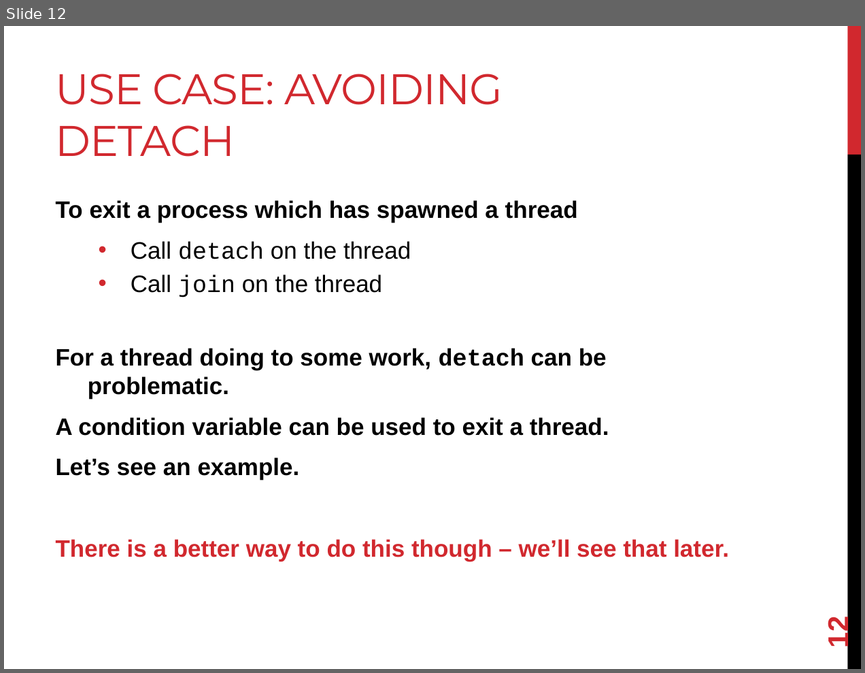
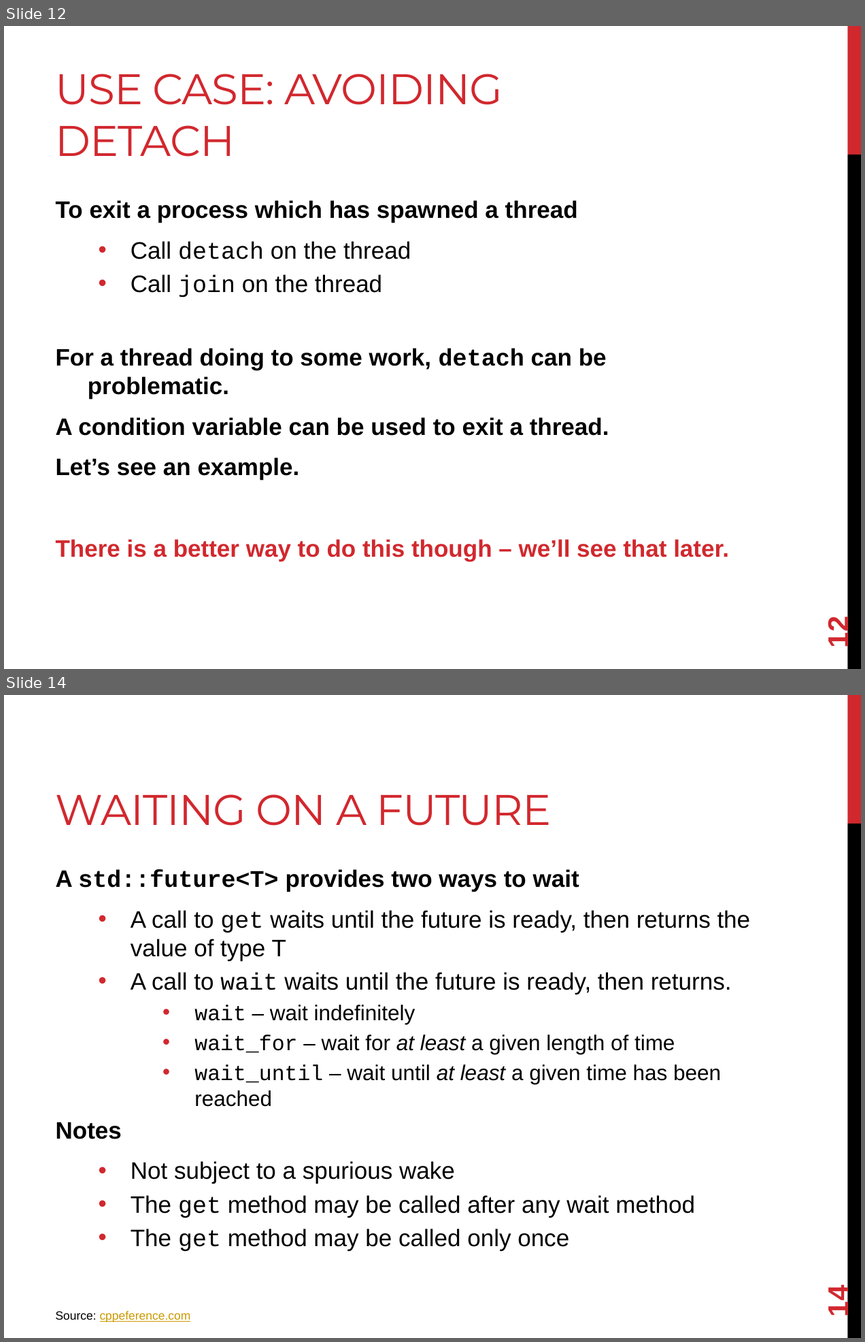
Before and after one commit to joshpeterson/DevelopingConcurrentSoftware, a slide deck: Lectures/Asynchronous Operations/Asynchronous Operations.pptx. Shown one above the other, each under a label of ours: slide 12 before the commit, slides 12 and 14 after it; the slides between them are not shown. The pictures are 865x673 and 865x1342 pixels, drawn with LibreOffice and Linux fonts; fonts in the diff are those of the drawing. Boxes give left, top, right and bottom in pixels: in the first picture for what was removed or moved away, otherwise in the second. Text is boxed around its words. In the diff, an @@ line names an element or a change of style, - is before the commit and + after.

```diff
--- a/Lectures/Asynchronous Operations/Asynchronous Operations.pptx
+++ b/Lectures/Asynchronous Operations/Asynchronous Operations.pptx
@@ slide 14 added at (4,695,861,1338), background #FFFFFF; not listed: 2 template elements that a slide beside it also shows @@
@@ title added at (56,794,551,826), 36 pt, text #D1282E @@
+WAITING ON A FUTURE
@@ text added at (56,869,751,1251), 20 pt, text #000000 @@
+A std::future<T> provides two ways to wait
+  • A call to get waits until the future is ready, then returns the value of type T
+  • A call to wait waits until the future is ready, then returns.
+    • wait – wait indefinitely
+    • wait_for – wait for at least a given length of time
+    • wait_until – wait until at least a given time has been reached
+Notes
+  • Not subject to a spurious wake
+  • The get method may be called after any wait method
+  • The get method may be called only once
@@ page number added at (822,1288,854,1317), 24 pt, text #D1282E, bold @@
+14
@@ text added at (56,1310,191,1322), 10 pt, text #CC9900, underline @@
+  Source: cppeference.com
```
Also in this commit, not shown: 6 slides changed, 2 other slides added, 4 other files.
